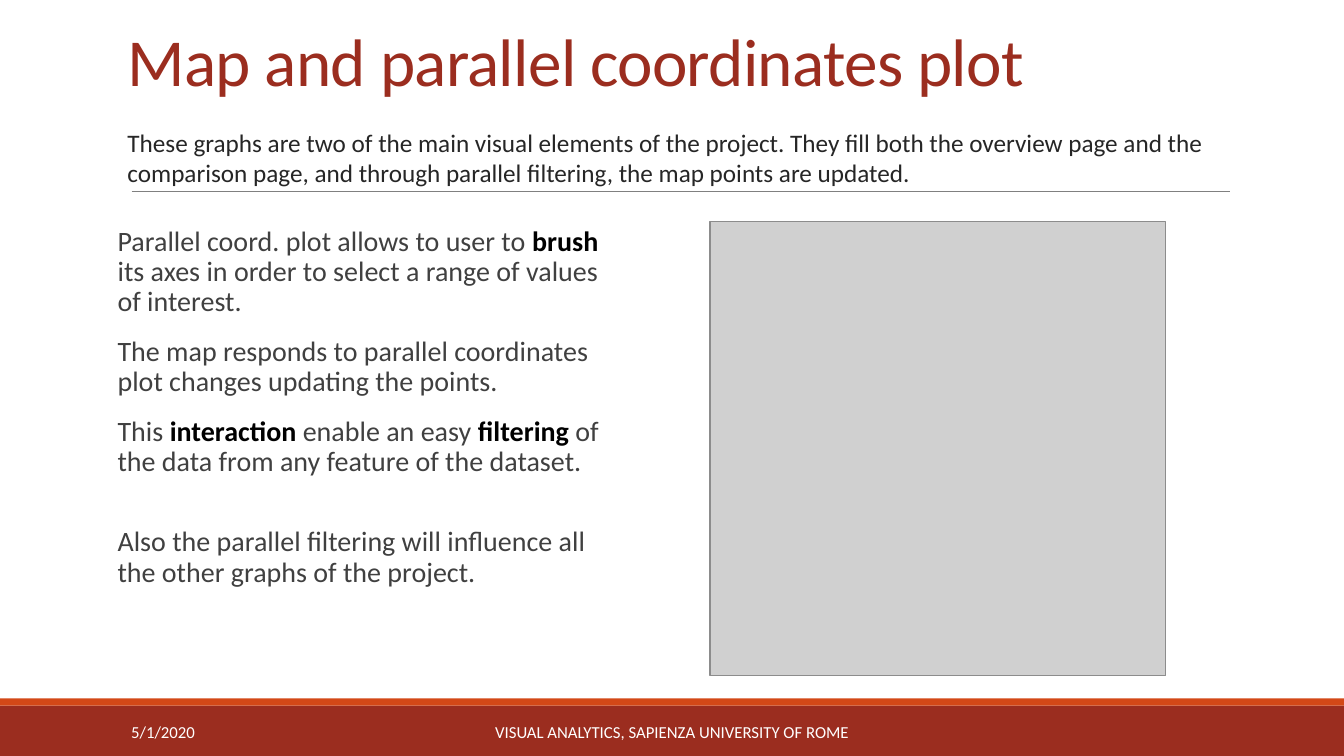
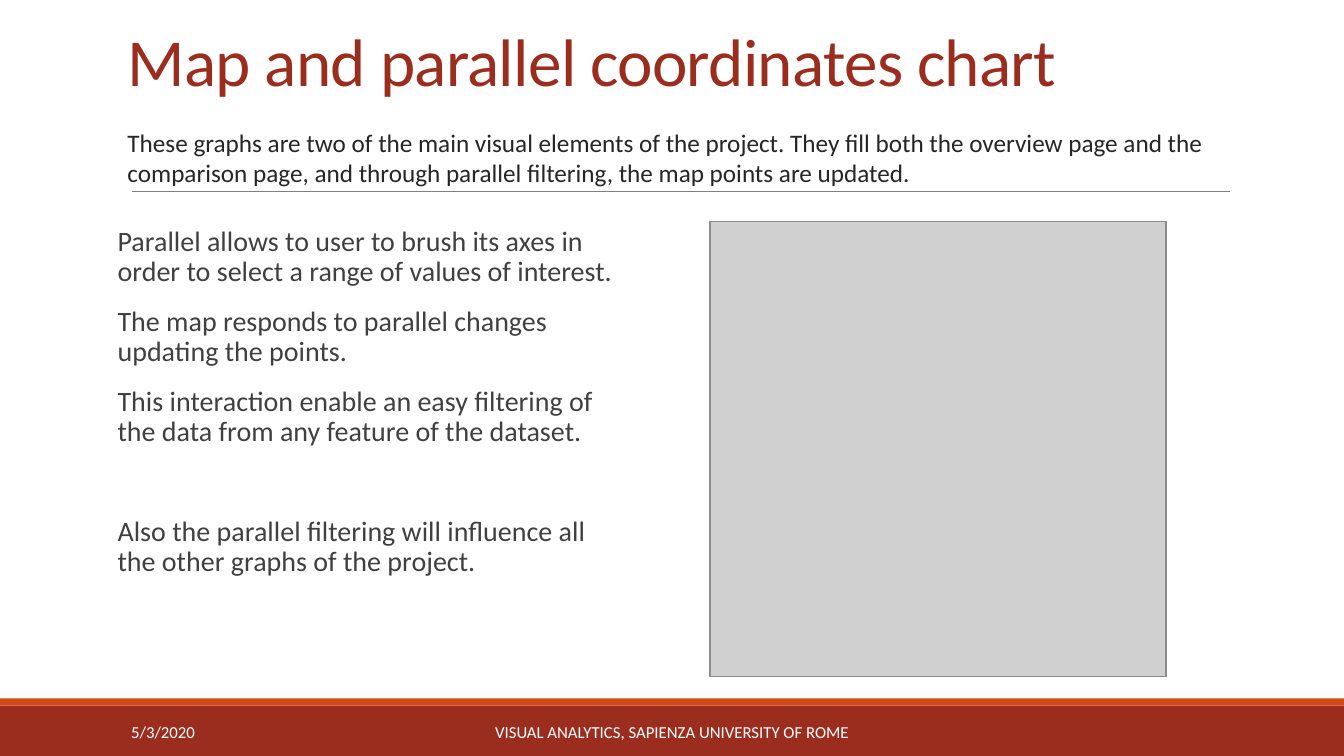
Before and after one commit to michaelcapponi/EarthquakesVA, a slide deck: slide 6 of docs/slides.pptx. Drawn at 1344x756 pixels with LibreOffice and Linux fonts; fonts in the diff are those of the drawing; grey boxes stand for pictures. Boxes give left, top, right and bottom in pixels: in the first picture for what was removed or moved away, otherwise in the second. Text is boxed around its words. In the diff, an @@ line names an element or a change of style, - is before the commit and + after.

```diff
--- a/docs/slides.pptx
+++ b/docs/slides.pptx
@@ title at (128,39,1056,97): text changed @@
-Map and parallel coordinates plot
+Map and parallel coordinates chart
@@ text at (118,231,611,366): text changed @@
-Parallel coord. plot allows to user to brush its axes in order to select a range of values of interest.
-The map responds to parallel coordinates plot changes updating the points.
+Parallel allows to user to brush its axes in order to select a range of values of interest.
+The map responds to parallel changes updating the points.
@@ text at (118,391,592,446): text colour #000000 to #404040, bold off in "interaction filtering" @@
@@ text at (131,726,195,739): text changed @@
-5/1/2020
+5/3/2020
```
Also in this commit, not shown: 9 other slides changed, 4 other files.
